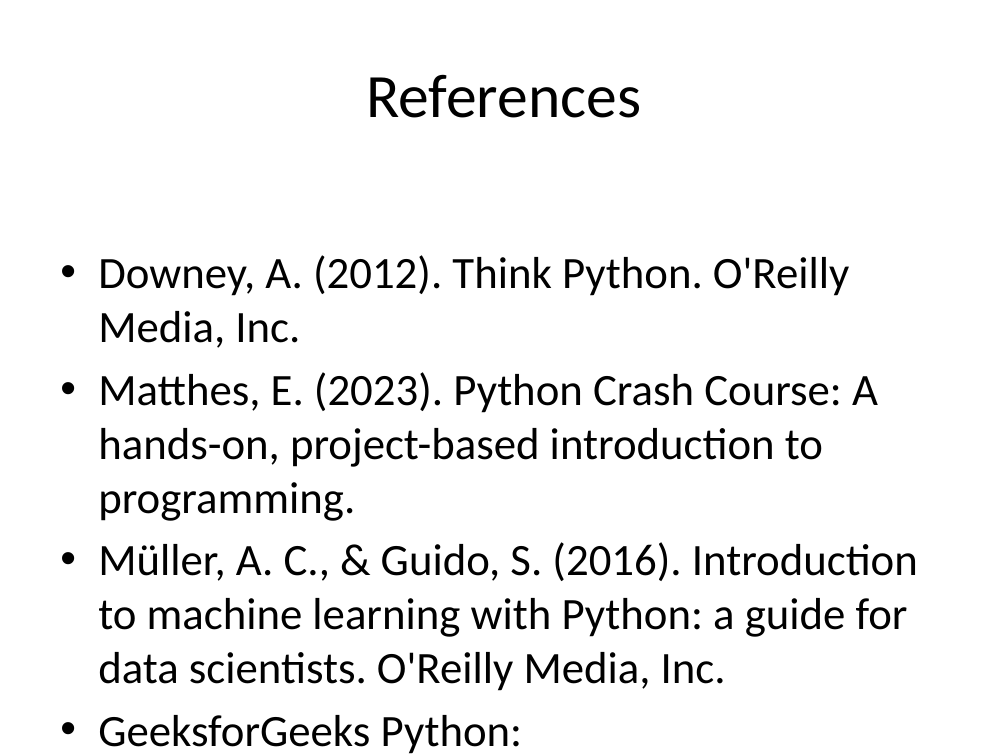
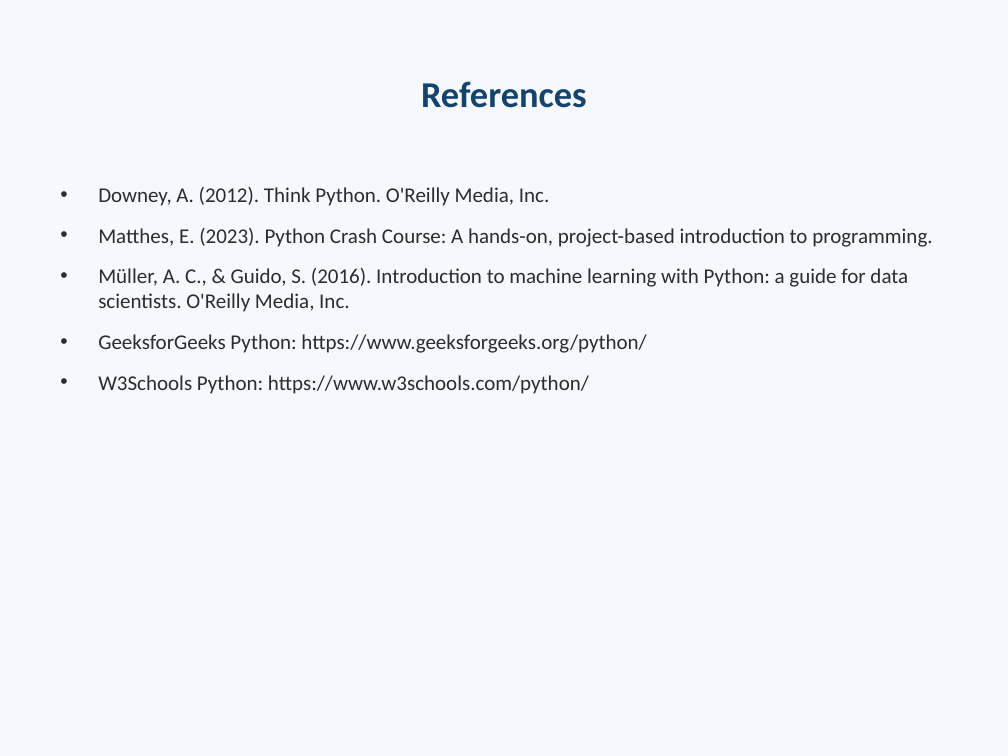
Before and after one commit to liveprasad/FoP_Sessions_8_9, a slide deck: slide 10 of Session9_Functions_Basics.pptx. Drawn at 1008x756 pixels with LibreOffice and Linux fonts; fonts in the diff are those of the drawing. Boxes give left, top, right and bottom in pixels: in the first picture for what was removed or moved away, otherwise in the second. Text is boxed around its words. In the diff, an @@ line names an element or a change of style, - is before the commit and + after.

```diff
--- a/Session9_Functions_Basics.pptx
+++ b/Session9_Functions_Basics.pptx
@@ background #FFFFFF to #F5F8FC @@
@@ title "References" at (421, 81, 587, 108): size 44 to 26 pt, text colour #000000 to #15436C, bold on; more space between paragraphs @@
@@ text "Downey, A. (2012). Think Python. ..." at (98, 187, 932, 394): size 32 to 15 pt, text colour #000000 to #2C2C2E; more space between paragraphs @@
```
Also in this commit, not shown: 9 other slides changed, 2 other files.
